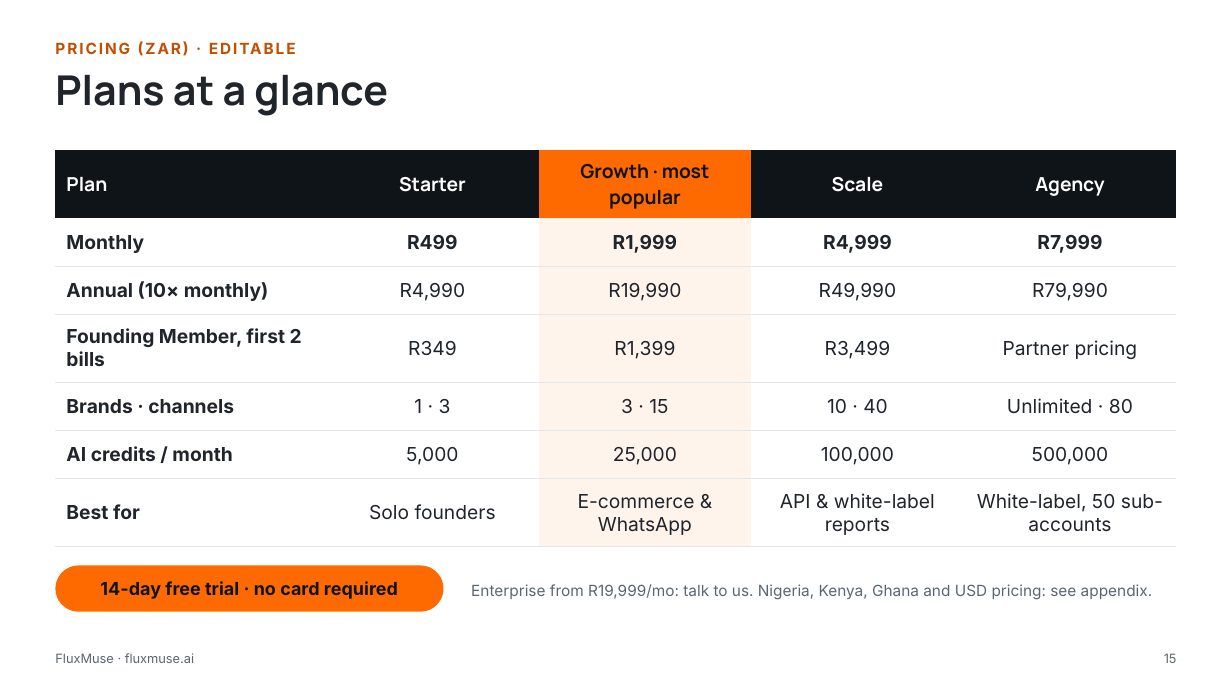
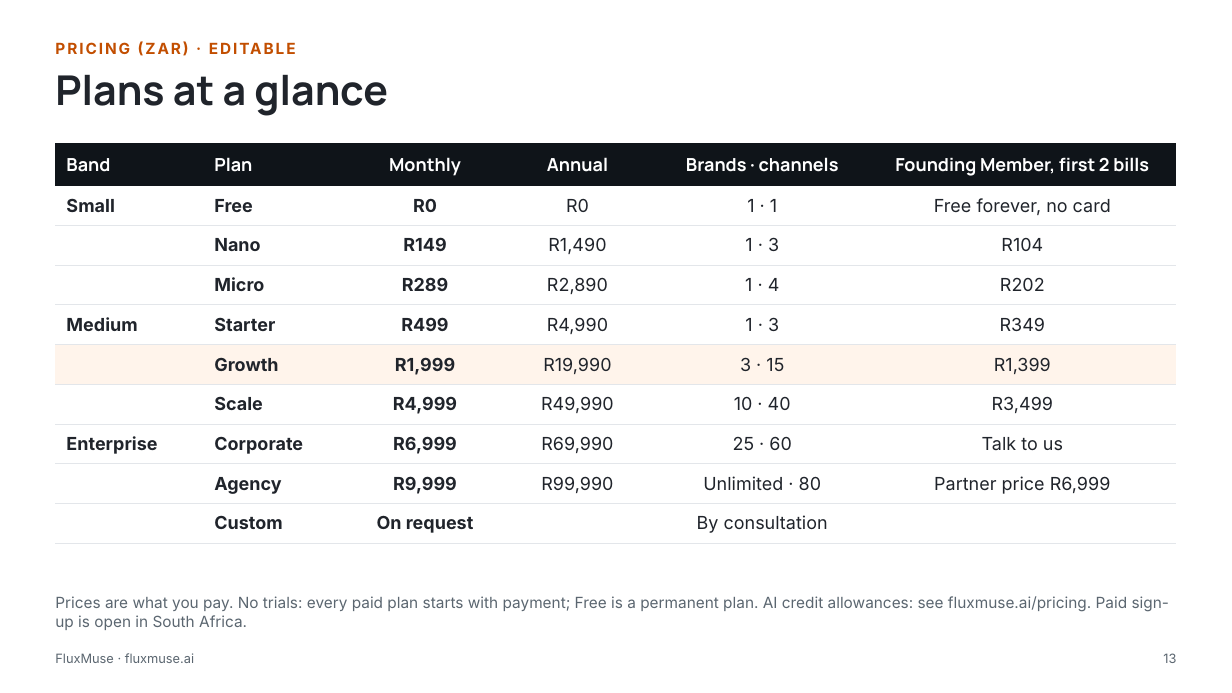
Before and after one commit to embizo/fluxmuse, a slide deck: slide 13 of docs/go-to-market/02_Brand_Pitch_Deck/FluxMuse_Pitch_SMEs.pptx (slide 15 before the commit). Drawn at 1232x693 pixels with LibreOffice and Linux fonts; fonts in the diff are those of the drawing. Boxes give left, top, right and bottom in pixels: in the first picture for what was removed or moved away, otherwise in the second. Text is boxed around its words. In the diff, an @@ line names an element or a change of style, - is before the commit and + after.

```diff
--- a/docs/go-to-market/02_Brand_Pitch_Deck/FluxMuse_Pitch_SMEs.pptx
+++ b/docs/go-to-market/02_Brand_Pitch_Deck/FluxMuse_Pitch_SMEs.pptx
@@ table at [55, 143, 1177, 543] @@
-Plan | Starter | Growth · most popular | Scale | Agency
-Monthly | R499 | R1,999 | R4,999 | R7,999
-Annual (10× monthly) | R4,990 | R19,990 | R49,990 | R79,990
-Founding Member, first 2 bills | R349 | R1,399 | R3,499 | Partner pricing
-Brands · channels | 1 · 3 | 3 · 15 | 10 · 40 | Unlimited · 80
-AI credits / month | 5,000 | 25,000 | 100,000 | 500,000
-Best for | Solo founders | E-commerce & WhatsApp | API & white-label reports | White-label, 50 sub-accounts
+Band | Plan | Monthly | Annual | Brands · channels | Founding Member, first 2 bills
+Small | Free | R0 | R0 | 1 · 1 | Free forever, no card
+ | Nano | R149 | R1,490 | 1 · 3 | R104
+ | Micro | R289 | R2,890 | 1 · 4 | R202
+Medium | Starter | R499 | R4,990 | 1 · 3 | R349
+ | Growth | R1,999 | R19,990 | 3 · 15 | R1,399
+ | Scale | R4,999 | R49,990 | 10 · 40 | R3,499
+Enterprise | Corporate | R6,999 | R69,990 | 25 · 60 | Talk to us
+ | Agency | R9,999 | R99,990 | Unlimited · 80 | Partner price R6,999
+ | Custom | On request |  | By consultation | 
@@ table: place and size @@
-table at [55, 150, 1177, 547]
+table at [55, 143, 1177, 543]
@@ rounded rectangle removed at [55, 566, 444, 612] @@
@@ text added at [55, 596, 1169, 630], 12 pt, text #5B6670 @@
+Prices are what you pay. No trials: every paid plan starts with payment; Free is a permanent plan. AI credit allowances: see fluxmuse.ai/pricing. Paid sign-up is open in South Africa.
@@ text removed at [100, 581, 398, 599] @@
-14-day free trial · no card required
@@ text removed at [471, 584, 1152, 600] @@
-Enterprise from R19,999/mo: talk to us. Nigeria, Kenya, Ghana and USD pricing: see appendix.
@@ page number at [1163, 653, 1176, 663]: text changed @@
-15
+13
```
Also in this commit, not shown: 13 other slides changed, 6 slides added, 10 slides removed, 8 other files.
